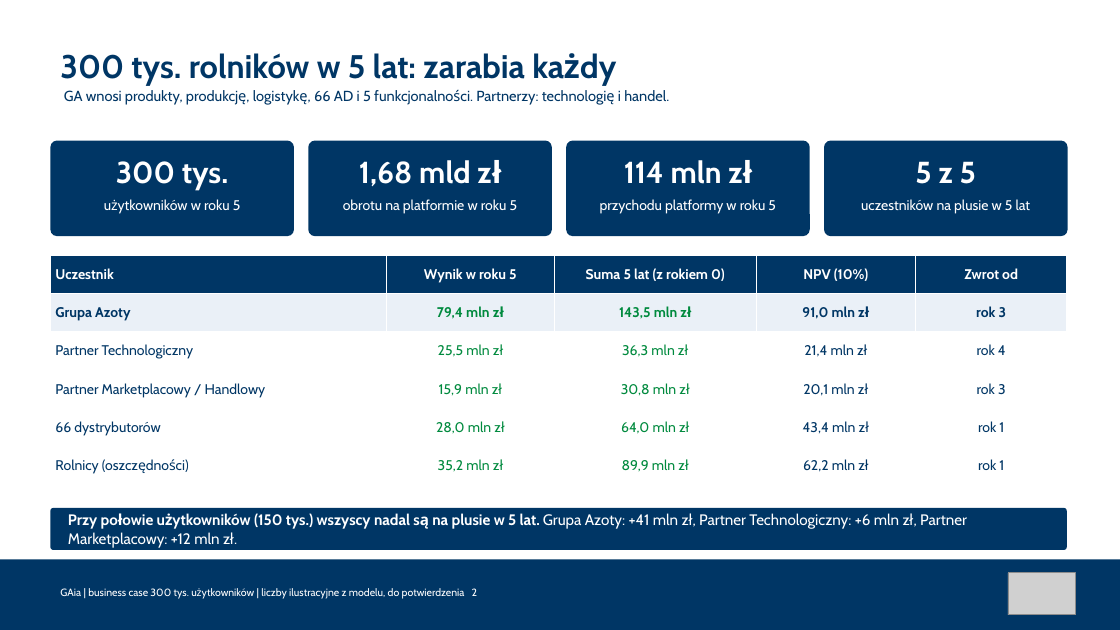
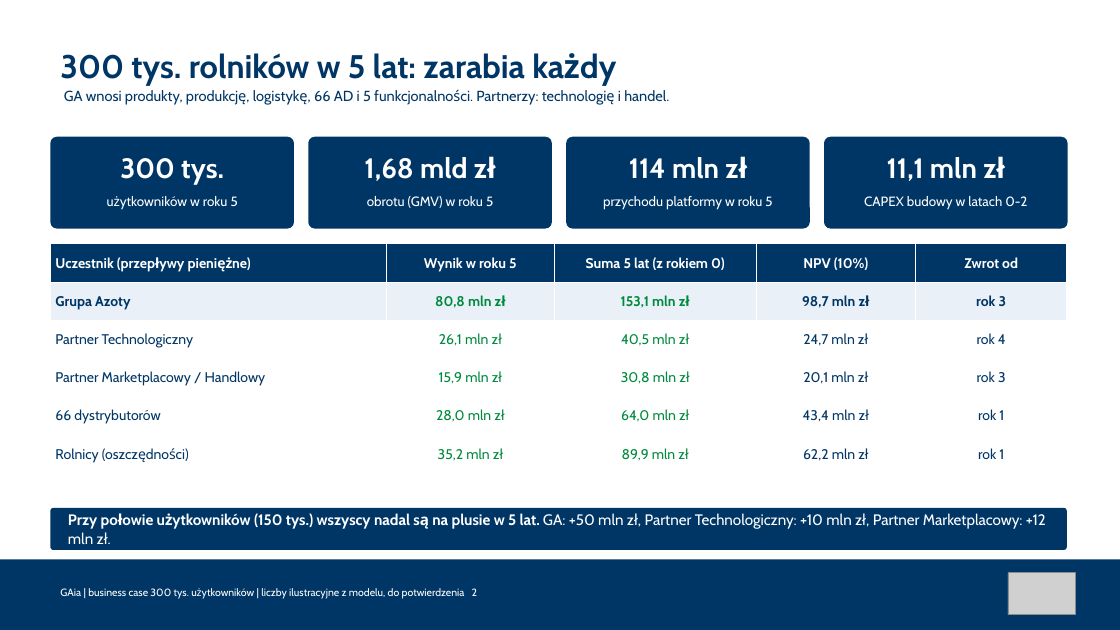
Before and after one commit to Angelika-pruchniak/gaia, a slide deck: slide 2 of GA_GAia_prezentacja_business_case.pptx. Drawn at 1120x630 pixels with LibreOffice and Linux fonts; fonts in the diff are those of the drawing; grey boxes stand for pictures. Boxes give left, top, right and bottom in pixels: in the first picture for what was removed or moved away, otherwise in the second. Text is boxed around its words. In the diff, an @@ line names an element or a change of style, - is before the commit and + after.

```diff
--- a/GA_GAia_prezentacja_business_case.pptx
+++ b/GA_GAia_prezentacja_business_case.pptx
@@ rounded rectangle: place and size @@
-rounded rectangle at bbox=[50, 140, 294, 236]
+rounded rectangle at bbox=[50, 137, 294, 229]
@@ rounded rectangle: place and size @@
-rounded rectangle at bbox=[308, 140, 552, 236]
+rounded rectangle at bbox=[308, 137, 552, 229]
@@ size 26 to 24 pt in 3 elements at bbox=[120, 158, 224, 184], bbox=[364, 156, 496, 181], bbox=[629, 156, 747, 179] @@
@@ rounded rectangle: place and size @@
-rounded rectangle at bbox=[566, 140, 810, 236]
+rounded rectangle at bbox=[566, 137, 810, 229]
@@ rounded rectangle: place and size @@
-rounded rectangle at bbox=[824, 140, 1068, 236]
+rounded rectangle at bbox=[824, 137, 1068, 229]
@@ text at bbox=[887, 156, 1005, 181]: text changed; size 26 to 24 pt @@
-5 z 5
+11,1 mln zł
@@ text "użytkowników w roku 5" at bbox=[190, 196, 238, 206]: size 12 to 11.5 pt @@
@@ text at bbox=[367, 196, 493, 208]: text changed; size 12 to 11.5 pt @@
-obrotu na platformie w roku 5
+obrotu (GMV) w roku 5
@@ text "przychodu platformy w roku 5" at bbox=[603, 196, 772, 209]: size 12 to 11.5 pt @@
@@ text at bbox=[864, 196, 1027, 209]: text changed; size 12 to 11.5 pt @@
-uczestników na plusie w 5 lat
+CAPEX budowy w latach 0-2
@@ table at bbox=[50, 244, 1067, 473] @@
-row 1, column 1: Uczestnik
+row 1, column 1: Uczestnik (przepływy pieniężne)
-row 2: Grupa Azoty | 79,4 mln zł | 143,5 mln zł | 91,0 mln zł | rok 3
+row 2: Grupa Azoty | 80,8 mln zł | 153,1 mln zł | 98,7 mln zł | rok 3
-row 3: Partner Technologiczny | 25,5 mln zł | 36,3 mln zł | 21,4 mln zł | rok 4
+row 3: Partner Technologiczny | 26,1 mln zł | 40,5 mln zł | 24,7 mln zł | rok 4
@@ table: place and size @@
-table at bbox=[50, 255, 1067, 485]
+table at bbox=[50, 244, 1067, 473]
@@ text at bbox=[68, 513, 1046, 544]: text changed @@
-Przy połowie użytkowników (150 tys.) wszyscy nadal są na plusie w 5 lat. Grupa Azoty: +41 mln zł, Partner Technologiczny: +6 mln zł, Partner Marketplacowy: +12 mln zł.
+Przy połowie użytkowników (150 tys.) wszyscy nadal są na plusie w 5 lat. GA: +50 mln zł, Partner Technologiczny: +10 mln zł, Partner Marketplacowy: +12 mln zł.
```
Also in this commit, not shown: 10 other slides changed, 7 slides added, 2 slides removed, 7 other files.
